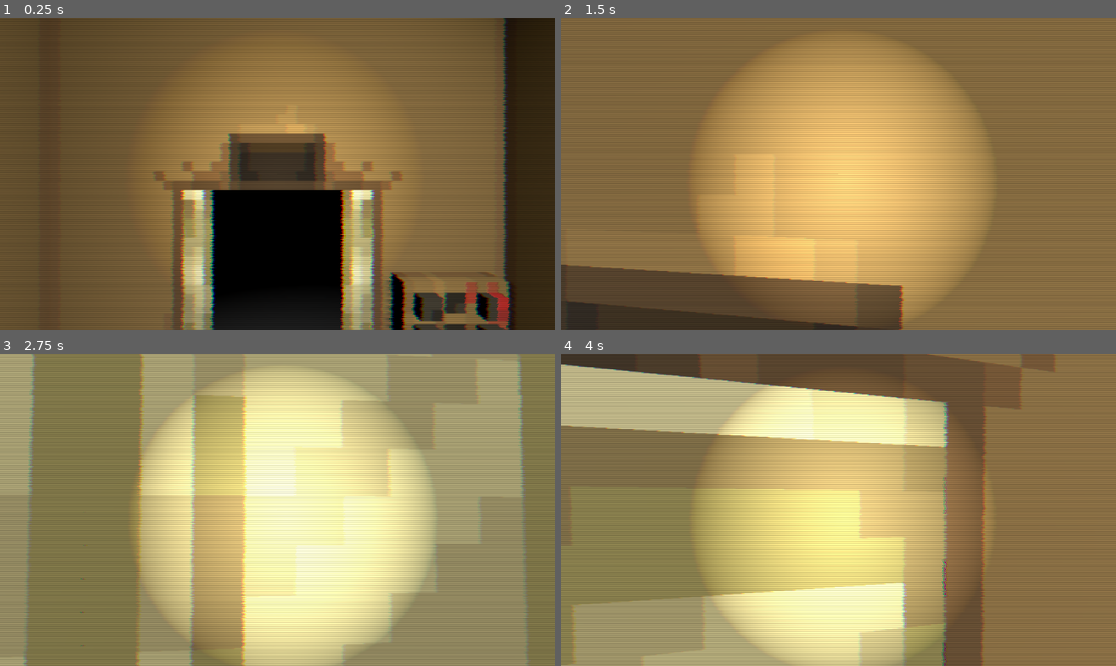
Above: before the commit, frames 1-4 (two rows, left to right).
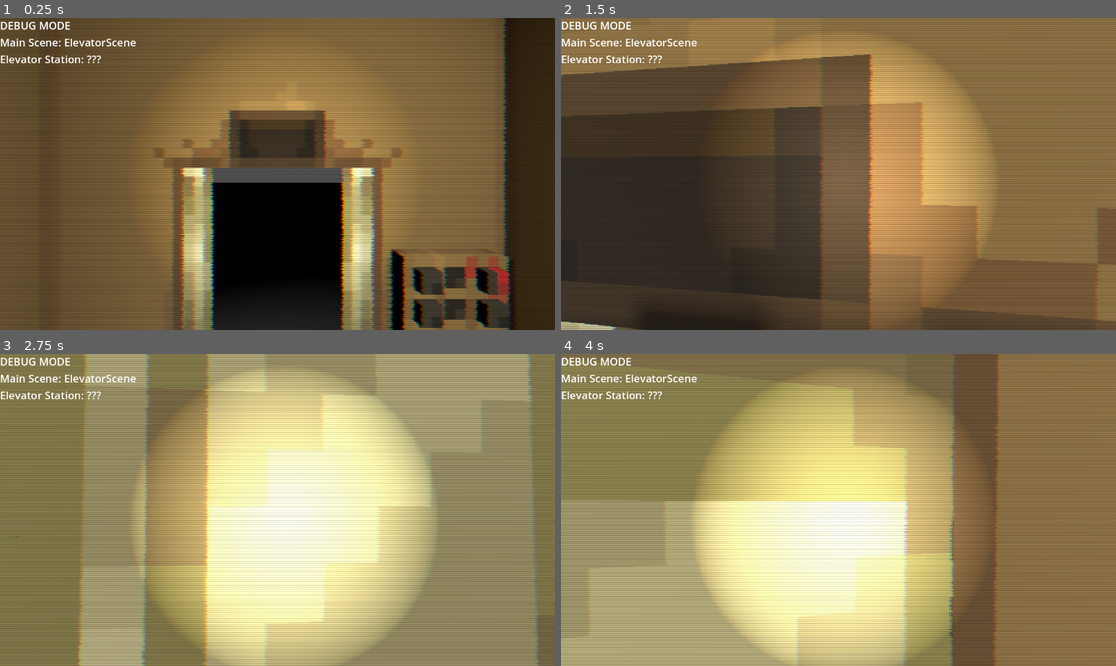
Above: after the commit, the same moments.

Repository: lapismyt/cassetes-of-choice
Game: Godot game, scene res://base/game_manager.tscn
Two runs of this game, one before a commit and one after it. Both use one fixed random seed, a clock stepped at 60 frames per second and the inputs below.
Inputs (mouse positions are in pixels of both pictures, inside the frame that each line leads up to):
- Up to frame 1 (0.25 s): no input
- Up to frame 2 (1.5 s): move the mouse to (866, 174) at 0.52 s; hold W (move_forward) from 0.53 s (still down); click (866, 174) at 0.6 s; tap Space (jump) at 0.77 s; move the mouse to (810, 174) at 1.27 s; click (810, 174) at 1.35 s
- Up to frame 3 (2.75 s): keep holding W (move_forward); tap Space (jump) at 1.52 s; move the mouse to (288, 503) at 2.02 s; hold Shift (sneak) from 2.03 s (still down); click (288, 503) at 2.3 s
- Up to frame 4 (4 s): keep holding W (move_forward); move the mouse to (832, 516) at 2.77 s; release Shift (sneak) at 2.78 s; click (832, 516) at 2.85 s; tap Space (jump) at 3.02, 3.77 s; move the mouse to (877, 513) at 3.52 s; click (877, 513) at 3.6 s

The runs differ from the first frame. In frame 1, 12% of the frame differs, in the area x 0-93%, y 1-100%; in frame 2, 58%, in the area x 0-100%, y 0-100%; in frame 3, 40%; in frame 4, 48%.

Commit message:
add debug menu

Diff:
--- /dev/null
+++ b/base/debug_menu.gd
@@ -0,0 +1,41 @@
+class_name DebugMenu
+extends Control
+
+var main_container: VBoxContainer
+
+
+# Called when the node enters the scene tree for the first time.
+func _ready() -> void:
+    main_container = find_child("MainContainer")
+
+    SignalBus.add_debug_label.connect(add_debug_label)
+    SignalBus.update_debug_label.connect(update_debug_label)
+    SignalBus.remove_debug_label.connect(remove_debug_label)
+
+
+func add_debug_label(label: String, id: String) -> void:
+    var label_node: Label = Label.new()
+    label_node.label_settings = LabelSettings.new()
+    label_node.label_settings.font_size = 22
+    label_node.text = label
+    label_node.name = id
+    main_container.add_child(label_node)
+    print_debug(label_node)
+
+
+func update_debug_label(label: String, id: String) -> void:
+    var label_node: Label = main_container.find_child(id, false, false)
+    print_debug(id)
+    if label_node != null:
+        label_node.text = label
+    print_debug(label_node)
+
+
+func remove_debug_label(id: String) -> void:
+    var label_node: Label = main_container.find_child(id, false, false)
+    label_node.queue_free()
+
+
+# Called every frame. 'delta' is the elapsed time since the previous frame.
+func _process(delta: float) -> void:
+    pass
--- /dev/null
+++ b/base/debug_menu.tscn
@@ -0,0 +1,29 @@
+[gd_scene load_steps=3 format=3 uid="uid://y4qlaek1746d"]
+
+[ext_resource type="Script" uid="uid://gc7x6bjqtpu1" path="res://base/debug_menu.gd" id="1_c81cq"]
+
+[sub_resource type="LabelSettings" id="LabelSettings_c81cq"]
+font_size = 22
+
+[node name="DebugMenu" type="Control"]
+layout_mode = 3
+anchors_preset = 15
+anchor_right = 1.0
+anchor_bottom = 1.0
+grow_horizontal = 2
+grow_vertical = 2
+script = ExtResource("1_c81cq")
+
+[node name="MainContainer" type="VBoxContainer" parent="."]
+unique_name_in_owner = true
+layout_mode = 1
+anchors_preset = 15
+anchor_right = 1.0
+anchor_bottom = 1.0
+grow_horizontal = 2
+grow_vertical = 2
+
+[node name="Label" type="Label" parent="MainContainer"]
+layout_mode = 2
+text = "DEBUG MODE"
+label_settings = SubResource("LabelSettings_c81cq")
--- a/base/player.tscn
+++ b/base/player.tscn
@@ -842,8 +842,8 @@
 }
 
 [sub_resource type="CapsuleShape3D" id="CapsuleShape3D_iyo7h"]
-radius = 0.3
-height = 1.8
+radius = 0.276383
+height = 1.73642
 
 [node name="Player" type="CharacterBody3D"]
 collision_layer = 2
@@ -964,12 +964,12 @@
 script = ExtResource("2_obxd5")
 
 [node name="CollisionShape3D" type="CollisionShape3D" parent="."]
-transform = Transform3D(1, 0, 0, 0, 1, 0, 0, 0, 1, 0, 0.8, 0)
+transform = Transform3D(1, 0, 0, 0, 1, 0, 0, 0, 1, 0, 0.873075, 0)
 shape = SubResource("CapsuleShape3D_iyo7h")
 debug_color = Color(0.921569, 0, 0.690196, 0.145098)
 
 [node name="fpCamera" type="Camera3D" parent="."]
-transform = Transform3D(1, 0, 0, 0, 1, 0, 0, 0, 1, 0, 1.6626, -0.106299)
+transform = Transform3D(1, 0, 0, 0, 1, 0, 0, 0, 1, 0, 1.5626, -0.106299)
 doppler_tracking = 2
 
 [node name="SpotLight3D" type="SpotLight3D" parent="fpCamera"]
--- a/base/scripts/game_manager.gd
+++ b/base/scripts/game_manager.gd
@@ -4,11 +4,15 @@
 var main_scene_packed: PackedScene
 var main_scene_instance: Node
 
-@export
-var start_scene_path: StringName = &"res://levels/cassete_elevator/scene_elevator/elevator.tscn"
+@export var debug_mode: bool = true
 
-@export var pause_menu_packed: PackedScene = preload("res://base/pause_menu.tscn")
+@export var start_scene_path: StringName = ResourceManager.start_scene_path
+
+@export var pause_menu_packed: PackedScene = ResourceManager.pause_menu_scene
 var pause_menu_instance: PauseMenu
+
+@export var debug_menu_packed: PackedScene = ResourceManager.debug_menu_scene
+var debug_menu_instance: DebugMenu
 
 @export var pause_cooldown_time: float = 0.1
 var pause_cooldown: bool = false
@@ -16,11 +20,38 @@
 
 
 func _ready() -> void:
-	#pause_menu_instance = pause_menu_packed.instantiate()
+	#pause_menu_instance = pause_menu_packed.instantiate()]
+	if start_scene_path == null:
+		print("No start scene path set")
+	if debug_mode:
+		enable_debug_menu()
+
+	SignalBus.add_debug_label.emit("Main Scene: ???", "main_scene")
 	set_main_scene(start_scene_path)
 	Input.set_mouse_mode(Input.MOUSE_MODE_CAPTURED)
 	SignalBus.resume_button_pressed.connect(hide_pause_menu)
 	SignalBus.quit_button_pressed.connect(quit_game)
+
+
+func set_debug_mode(enabled: bool) -> void:
+	debug_mode = enabled
+	SignalBus.debug_mode_toggled.emit(debug_mode)
+	if debug_mode:
+		enable_debug_menu()
+	else:
+		disable_debug_menu()
+
+
+func enable_debug_menu() -> void:
+	if debug_menu_instance == null:
+		debug_menu_instance = debug_menu_packed.instantiate()
+		add_child(debug_menu_instance)
+
+
+func disable_debug_menu() -> void:
+	if debug_menu_instance != null:
+		debug_menu_instance.queue_free()
+		debug_menu_instance = null
 
 
 func set_main_scene(path: String):
@@ -28,9 +59,11 @@
 	main_scene_packed = load(path)
 	var new_scene_instance: Node = main_scene_packed.instantiate()
 	add_child(new_scene_instance)
+	move_child(new_scene_instance, 0)
 	if main_scene_instance != null:
 		main_scene_instance.queue_free()
 	main_scene_instance = new_scene_instance
+	SignalBus.update_debug_label.emit("Main Scene: " + main_scene_instance.name, "main_scene")
 
 
 func _input(event: InputEvent) -> void:
--- a/base/scripts/interactable.gd
+++ b/base/scripts/interactable.gd
@@ -84,16 +84,16 @@
 
 
 func can_interact() -> bool:
-	print("===========")
-	print_debug(last_interaction)
-	print_debug(Time.get_ticks_msec())
-	print_debug(interaction_cooldown)
-	print_debug(
-		(
-			last_interaction == null
-			or (Time.get_ticks_msec() - last_interaction) >= interaction_cooldown
-		)
-	)
+	# print("===========")
+	# print_debug(last_interaction)
+	# print_debug(Time.get_ticks_msec())
+	# print_debug(interaction_cooldown)
+	# print_debug(
+	# 	(
+	# 		last_interaction == null
+	# 		or (Time.get_ticks_msec() - last_interaction) >= interaction_cooldown
+	# 	)
+	# )
 	return (
 		last_interaction == null
 		or (Time.get_ticks_msec() - last_interaction) >= interaction_cooldown
--- a/base/scripts/resource_manager.gd
+++ b/base/scripts/resource_manager.gd
@@ -19,6 +19,12 @@
 @export var elevator_void_station: PackedScene = preload(
 	"res://levels/cassete_elevator/void_station/void_station.tscn"
 )
+@export var pause_menu_scene: PackedScene = preload("res://base/pause_menu.tscn")
+@export var debug_menu_scene: PackedScene = preload("res://base/debug_menu.tscn")
 
 # materials
 @export var outline_material: ShaderMaterial = preload("res://outline.tres")
+
+# paths
+@export
+var start_scene_path: StringName = "res://levels/cassete_elevator/scene_elevator/elevator.tscn"
--- a/base/scripts/signal_bus.gd
+++ b/base/scripts/signal_bus.gd
@@ -7,6 +7,9 @@
 signal resume_button_pressed
 signal quit_button_pressed
 signal add_player_sound(sound: AudioStream)
+signal add_debug_label(label: String, id: StringName)
+signal update_debug_label(label: String, id: StringName)
+signal remove_debug_label(id: StringName)
 
 # notifications
 signal interaction_started(interactable: InteractableBody3D)
@@ -19,6 +22,7 @@
 signal resumed
 signal crouch_start(player: PlayerBody)
 signal crouch_stop(player: PlayerBody)
+signal debug_mode_toggled(debug_mode: bool)
 
 static var instance: SignalBus
 
--- a/levels/cassete_elevator/scene_elevator/elevatorAnim.gd
+++ b/levels/cassete_elevator/scene_elevator/elevatorAnim.gd
@@ -16,14 +16,14 @@
 
 
 func open_doors() -> void:
-	print_debug("elevator open played")
+	# print_debug("elevator open played")
 	if not DataStoreElevator.elevator_open:
 		play("animation_close", -1, -1, true)
 		DataStoreElevator.elevator_open = true
 
 
 func close_doors() -> void:
-	print_debug("elevator close played")
+	# print_debug("elevator close played")
 	if DataStoreElevator.elevator_open:
 		play("animation_close")
 		DataStoreElevator.elevator_open = false
--- a/levels/cassete_elevator/scene_elevator/elevator_button_interact.gd
+++ b/levels/cassete_elevator/scene_elevator/elevator_button_interact.gd
@@ -25,7 +25,7 @@
 
 
 func on_interaction() -> void:
-	print_debug("try interact")
+	# print_debug("try interact")
 	if not play_press_animation():
 		return
 	play_sound()
--- a/levels/cassete_elevator/scene_elevator/elevator_scene_manager.gd
+++ b/levels/cassete_elevator/scene_elevator/elevator_scene_manager.gd
@@ -13,6 +13,12 @@
 		door_animator = %ElevatorDoorAnimator
 
 	SignalBus.change_elevator_station_sig.connect(change_station)
+	SignalBus.add_debug_label.emit("Elevator Station: ???", "elevator_station")
+
+
+func _exit_tree() -> void:
+	# print_debug(SignalBus.remove_debug_label)
+	SignalBus.remove_debug_label.emit("elevator_station")
 
 
 func open_doors() -> void:
@@ -37,6 +43,10 @@
 	SignalBus.elevator_transition_started.emit()
 	add_child(current_station_instance)
 
+	SignalBus.update_debug_label.emit(
+		"Elevator Station: " + current_station_instance.name, "elevator_station"
+	)
+
 
 func _process(_delta: float) -> void:
 	if DataStoreElevator.elevator_in_transition:
Not shown, added: base/debug_menu.gd.uid
